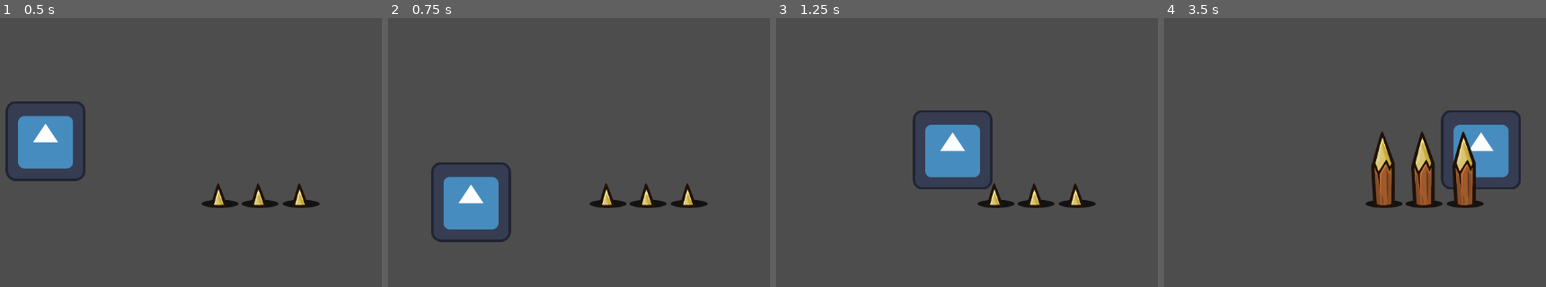
Above: before the commit, frames 1-4 (left to right).
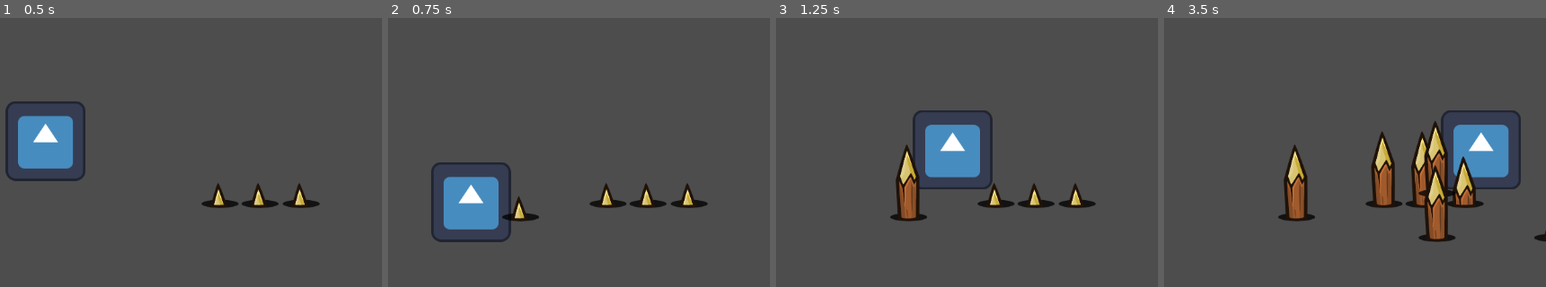
Above: after the commit, the same moments.

Repository: Ikkisoad/Amazon-Guardians
Game: Godot game, scene res://scenes/main.tscn
The game is run twice, just before and just after one commit, with the same random seed, the same clock (stepped at 60 frames per second) and the same inputs. The engine's default icon, where the game draws it, is replaced by a stand-in: a white triangle on a blue panel in a dark square.
Inputs:
- Up to frame 1 (0.5 s): no input
- Up to frame 2 (0.75 s): hold D (right) from 0.53 s (still down); tap X (trap, bound only after the commit) at 0.6 s
- Up to frame 3 (1.25 s): keep holding D (right); tap Space (jump) at 0.77 s
- Up to frame 4 (3.5 s): tap X (trap, bound only after the commit) at 1.35, 2.1, 2.85 s; tap Space (jump) at 1.52, 3.02 s; release D (right) at 2.03 s; hold A (left) 2.03-2.78 s; hold D (right) from 2.78 s (still down)

Frame 1 is identical in both runs. In frame 2, 0.4% of the frame differs, in the area x 29-40%, y 66-76%; in frame 3, 1.4%; in frame 4, 5.1%, in the area x 29-100%, y 38-84%.

Commit message:
#2  Setting traps

Diff:
--- a/project.godot
+++ b/project.godot
@@ -14,6 +14,10 @@
 run/main_scene="res://scenes/main.tscn"
 config/features=PackedStringArray("4.2", "GL Compatibility")
 config/icon="res://icon.svg"
+
+[autoload]
+
+Global="*res://scenes/Global.gd"
 
 [display]
 
@@ -51,6 +55,11 @@
 , Object(InputEventKey,"resource_local_to_scene":false,"resource_name":"","device":-1,"window_id":0,"alt_pressed":false,"shift_pressed":false,"ctrl_pressed":false,"meta_pressed":false,"pressed":false,"keycode":0,"physical_keycode":90,"key_label":0,"unicode":122,"echo":false,"script":null)
 ]
 }
+trap={
+"deadzone": 0.5,
+"events": [Object(InputEventKey,"resource_local_to_scene":false,"resource_name":"","device":-1,"window_id":0,"alt_pressed":false,"shift_pressed":false,"ctrl_pressed":false,"meta_pressed":false,"pressed":false,"keycode":0,"physical_keycode":88,"key_label":0,"unicode":120,"echo":false,"script":null)
+]
+}
 
 [layer_names]
 
--- /dev/null
+++ b/scenes/Global.gd
@@ -0,0 +1,3 @@
+extends Node
+
+enum TrapType {WOOD}
--- a/scenes/cb_player.gd
+++ b/scenes/cb_player.gd
@@ -1,12 +1,14 @@
 extends CharacterBody2D
 
-
+const WOOD_TRAP = preload("res://scenes/traps/wood_trap.tscn")
 const SPEED = 300.0
 const JUMP_VELOCITY = -400.0
 
 # Get the gravity from the project settings to be synced with RigidBody nodes.
 var gravity = ProjectSettings.get_setting("physics/2d/default_gravity")
 
+var selectedTrapType = Global.TrapType.WOOD
+var facing = 1
 
 func _physics_process(delta):
 	# Add the gravity.
@@ -25,4 +27,16 @@
 	else:
 		velocity.x = move_toward(velocity.x, 0, SPEED)
 
+	if Input.is_action_just_pressed("trap"):
+		spawnHoldTrap()
+
 	move_and_slide()
+
+func spawnHoldTrap():
+	var newTrap
+	var newTrapPos
+	if selectedTrapType == Global.TrapType.WOOD:
+		newTrap = WOOD_TRAP.instantiate()
+		newTrapPos = Vector2(120,0)
+	get_parent().add_child(newTrap)
+	newTrap.global_position = global_position + newTrapPos * facing
--- a/scenes/cb_player.tscn
+++ b/scenes/cb_player.tscn
@@ -17,8 +17,8 @@
 [sub_resource type="RectangleShape2D" id="RectangleShape2D_vnlj1"]
 size = Vector2(110, 116)
 
-[sub_resource type="CircleShape2D" id="CircleShape2D_ajfor"]
-radius = 88.8876
+[sub_resource type="RectangleShape2D" id="RectangleShape2D_w17ue"]
+size = Vector2(128, 128)
 
 [node name="cbPlayer" type="CharacterBody2D"]
 script = ExtResource("1_lypal")
@@ -33,5 +33,5 @@
 collision_mask = 2
 
 [node name="hurtBoxArea" type="CollisionShape2D" parent="playerHurtBox"]
-shape = SubResource("CircleShape2D_ajfor")
-debug_color = Color(0.905882, 0.2, 0.207843, 0.419608)
+shape = SubResource("RectangleShape2D_w17ue")
+debug_color = Color(0.334872, 0.590266, 7.70092e-07, 0.419608)
